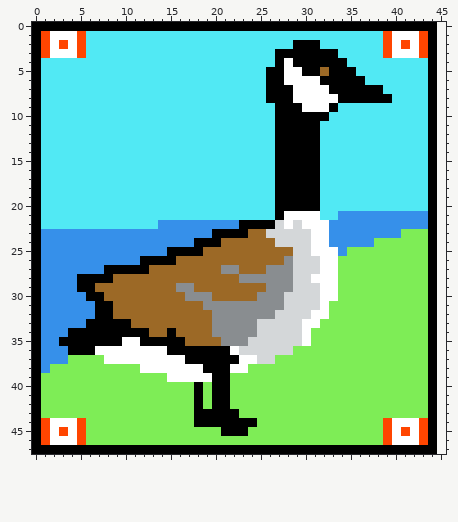
One commit to this pixel-art sprite: pictures/goose2.full.png. That is the earlier state.
The file is 45x48 pixels. The old version is drawn lined up with the new one, on the new canvas.
After the commit:
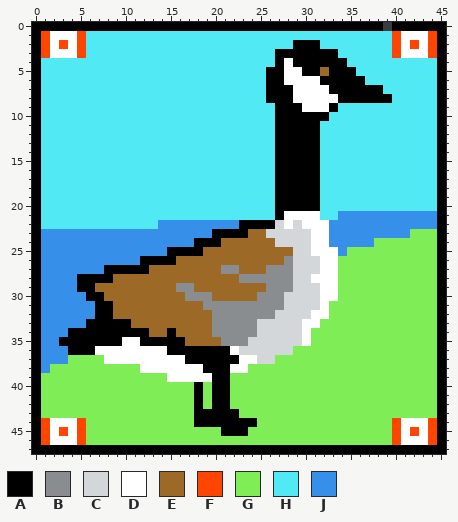
Palette (. is transparent): A #000000  B #898d90  C #d4d7d9  D #ffffff  E #9c6926  F #ff4500  G #7eed56  H #51e9f4  J #3690ea
The exact change:
canvas 45x48 -> 46x48
@@ x 37..45 @@
- 0 AAAAAAAA.
- 1 HHFDDDFA.
- 2 HHFDFDFA.
- 3 HHFDDDFA.
- 4 HHHHHHHA.
- 5 HHHHHHHA.
- 6 HHHHHHHA.
- 7 AAHHHHHA.
- 8 AAAHHHHA.
- 9 HHHHHHHA.
-10 HHHHHHHA.
-11 HHHHHHHA.
-12 HHHHHHHA.
-13 HHHHHHHA.
-14 HHHHHHHA.
-15 HHHHHHHA.
-16 HHHHHHHA.
-17 HHHHHHHA.
-18 HHHHHHHA.
-19 HHHHHHHA.
-20 HHHHHHHA.
-21 JJJJJJJA.
-22 JJJJJJJA.
-23 JJJJGGGA.
-24 JGGGGGGA.
-25 GGGGGGGA.
-26 GGGGGGGA.
-27 GGGGGGGA.
-28 GGGGGGGA.
-29 GGGGGGGA.
-30 GGGGGGGA.
-31 GGGGGGGA.
-32 GGGGGGGA.
-33 GGGGGGGA.
-34 GGGGGGGA.
-35 GGGGGGGA.
-36 GGGGGGGA.
-37 GGGGGGGA.
-38 GGGGGGGA.
-39 GGGGGGGA.
-40 GGGGGGGA.
-41 GGGGGGGA.
-42 GGGGGGGA.
-43 GGGGGGGA.
-44 GGFDDDFA.
-45 GGFDFDFA.
-46 GGFDDDFA.
-47 AAAAAAAA.
+ 0 AA.AAAAAA
+ 1 HHHFDDDFA
+ 2 HHHFDFDFA
+ 3 HHHFDDDFA
+ 4 HHHHHHHHA
+ 5 HHHHHHHHA
+ 6 HHHHHHHHA
+ 7 AAHHHHHHA
+ 8 AAAHHHHHA
+ 9 HHHHHHHHA
+10 HHHHHHHHA
+11 HHHHHHHHA
+12 HHHHHHHHA
+13 HHHHHHHHA
+14 HHHHHHHHA
+15 HHHHHHHHA
+16 HHHHHHHHA
+17 HHHHHHHHA
+18 HHHHHHHHA
+19 HHHHHHHHA
+20 HHHHHHHHA
+21 JJJJJJJJA
+22 JJJJJJJJA
+23 JJJJJGGGA
+24 JGGGGGGGA
+25 GGGGGGGGA
+26 GGGGGGGGA
+27 GGGGGGGGA
+28 GGGGGGGGA
+29 GGGGGGGGA
+30 GGGGGGGGA
+31 GGGGGGGGA
+32 GGGGGGGGA
+33 GGGGGGGGA
+34 GGGGGGGGA
+35 GGGGGGGGA
+36 GGGGGGGGA
+37 GGGGGGGGA
+38 GGGGGGGGA
+39 GGGGGGGGA
+40 GGGGGGGGA
+41 GGGGGGGGA
+42 GGGGGGGGA
+43 GGGGGGGGA
+44 GGGFDDDFA
+45 GGGFDFDFA
+46 GGGFDDDFA
+47 AAAAAAAAA
